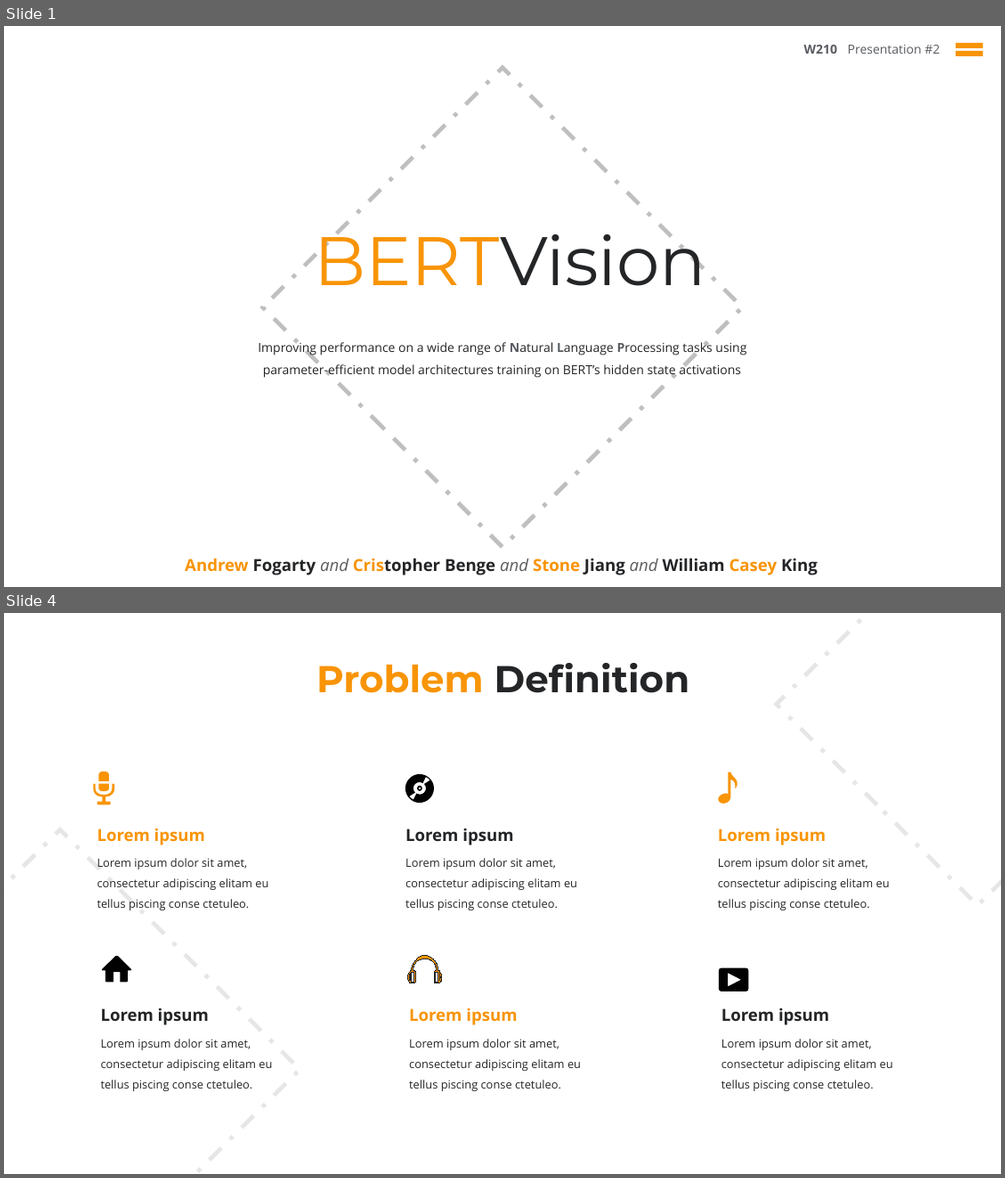
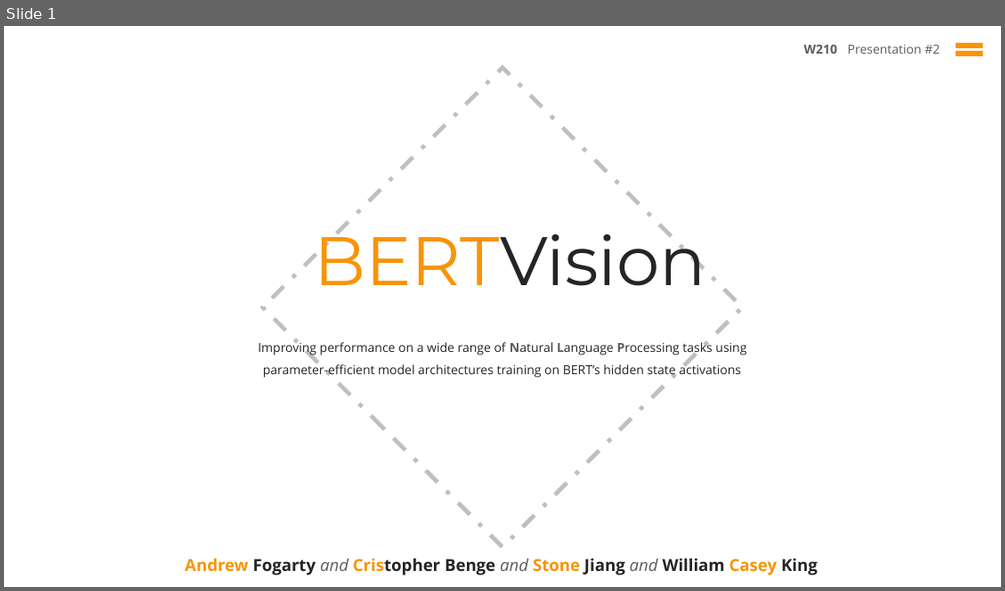
Before and after one commit to cbenge509/BERTVision, a slide deck: presentation/capstone/week_10/capstone__jiang_benge_fogarty_king__week_10.pptx. Shown one above the other, each under a label of ours: slides 1 and 4 before the commit, slide 1 after it; the slides between them are not shown. The pictures are 1005x1178 and 1005x591 pixels, drawn with LibreOffice and Linux fonts; fonts in the diff are those of the drawing; background and template pictures are left out. Boxes give left, top, right and bottom in pixels: in the first picture for what was removed or moved away, otherwise in the second. Text is boxed around its words. In the diff, an @@ line names an element or a change of style, - is before the commit and + after.

```diff
--- a/presentation/capstone/week_10/capstone__jiang_benge_fogarty_king__week_10.pptx
+++ b/presentation/capstone/week_10/capstone__jiang_benge_fogarty_king__week_10.pptx
@@ slide 4 removed at (4,613,1001,1174), background #FFFFFF @@
@@ rectangle removed at (777,613,1001,906) @@
@@ text removed at (316,663,690,693) @@
-Problem Definition
@@ freeform shape removed at (93,771,114,805) @@
@@ freeform shape removed at (718,772,741,804) @@
@@ freeform shape removed at (405,774,434,803) @@
@@ rectangle removed at (4,830,299,1174) @@
@@ text removed at (97,828,205,845) @@
-Lorem ipsum
@@ text removed at (405,828,513,845) @@
-Lorem ipsum
@@ text removed at (718,828,825,845) @@
-Lorem ipsum
@@ text removed at (97,858,268,910) @@
-Lorem ipsum dolor sit amet, consectetur adipiscing elitam eu tellus piscing conse ctetuleo.
@@ text removed at (405,858,577,910) @@
-Lorem ipsum dolor sit amet, consectetur adipiscing elitam eu tellus piscing conse ctetuleo.
@@ text removed at (718,858,890,910) @@
-Lorem ipsum dolor sit amet, consectetur adipiscing elitam eu tellus piscing conse ctetuleo.
@@ freeform shape removed at (101,956,132,982) @@
@@ freeform shape removed at (408,955,442,983) @@
@@ freeform shape removed at (719,968,749,991) @@
@@ text removed at (101,1008,209,1025) @@
-Lorem ipsum
@@ text removed at (409,1008,517,1025) @@
-Lorem ipsum
@@ text removed at (721,1008,829,1025) @@
-Lorem ipsum
@@ text removed at (101,1038,272,1091) @@
-Lorem ipsum dolor sit amet, consectetur adipiscing elitam eu tellus piscing conse ctetuleo.
@@ text removed at (409,1038,581,1091) @@
-Lorem ipsum dolor sit amet, consectetur adipiscing elitam eu tellus piscing conse ctetuleo.
@@ text removed at (721,1038,893,1091) @@
-Lorem ipsum dolor sit amet, consectetur adipiscing elitam eu tellus piscing conse ctetuleo.
```
Also in this commit, not shown: 2 slides changed, 10 slides added, 7 other slides removed, 2 other files.
